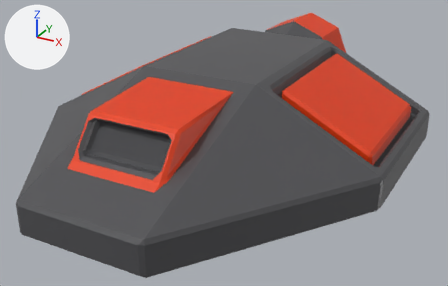
An edit to the OBJ model Models/FinalShip/FinalShip.obj, drawn before and after from the same camera.
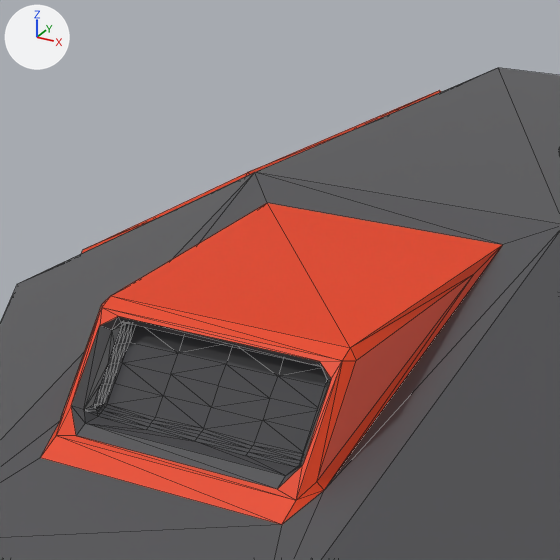
There are two pictures of each version: one whole from a 50 mm lens placed at (0.797, -1.464, 0.631), pointed at (0.006, -0.026, -0.088), one close up on the part from 12% to 57% of the width and 1% to 72% of the height. Every picture has the same lights, and +X, +Y and +Z are marked at upper left. The close-ups show mesh edges as thin lines. Where no turn or scale is listed for an object, it has been applied to the vertices.

Names of what the first close-up shows: 'SpaceShip_Plane.001'.
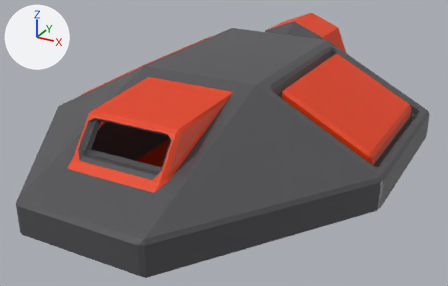
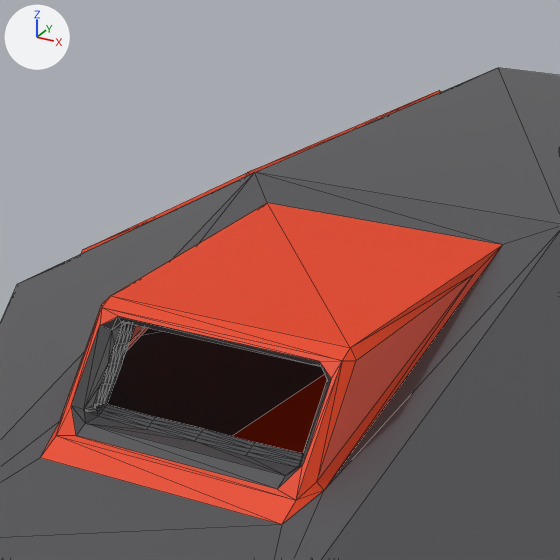
Pixel boxes (x1, y1, x2, y2) of what changed, in the close-ups (560 x 560 px):
part 1 of me_spaceship_plane_001, deleted
    before: (108, 325, 327, 454)

The change, as a diff of the scene's bpy script:
```diff
--- a/Models/FinalShip/FinalShip.obj.py
+++ b/Models/FinalShip/FinalShip.obj.py
@@ me_spaceship_plane_001 @@
 # used by ob_spaceship_plane_001; location = (0.0, 0.0, 0.0)
-me_spaceship_plane_001.from_pydata(...)  # 1193 vertices, 2328 faces; spans x -0.5..0.5, y -0.65..0.633, z -0.258..0.166
+me_spaceship_plane_001.from_pydata(...)  # 1184 vertices, 2296 faces; spans x -0.5..0.5, y -0.65..0.633, z -0.258..0.166
+# me_spaceship_plane_001 part 1
+# 9 vertices are removed from x -0.05..0.05, y -0.458..-0.433, z 0.057..0.087
+# 32 faces are deleted
 me_spaceship_plane_001.materials.append(mat_shiphullprimary)
```
